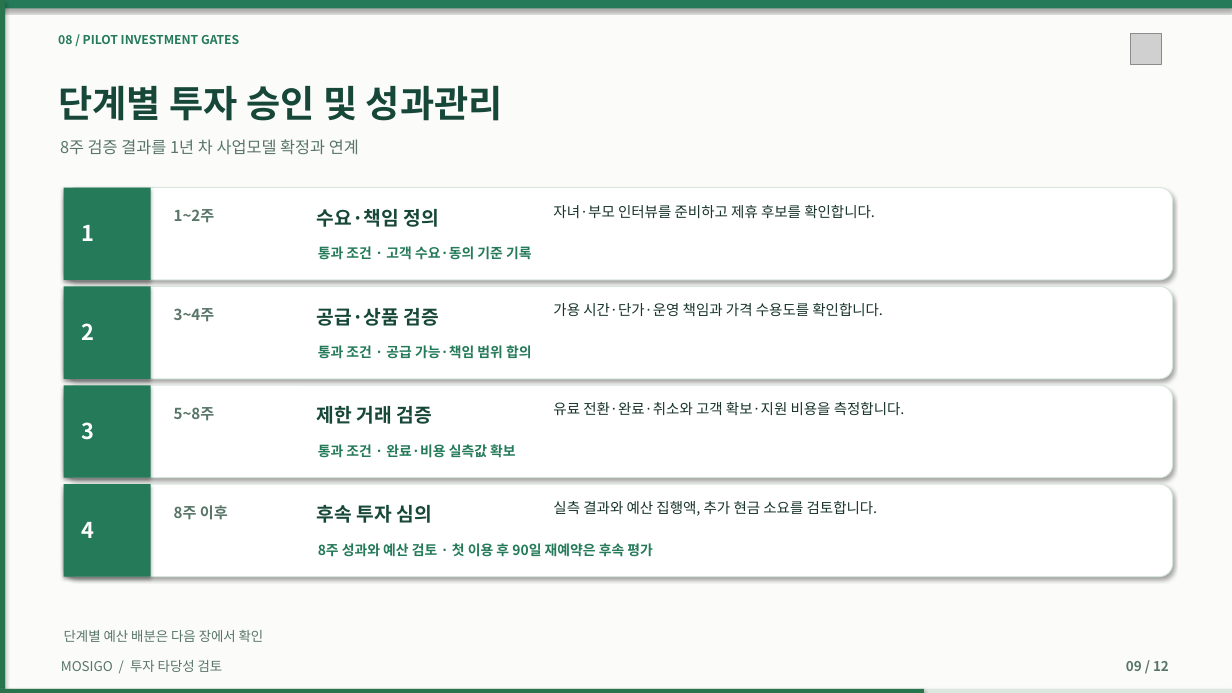
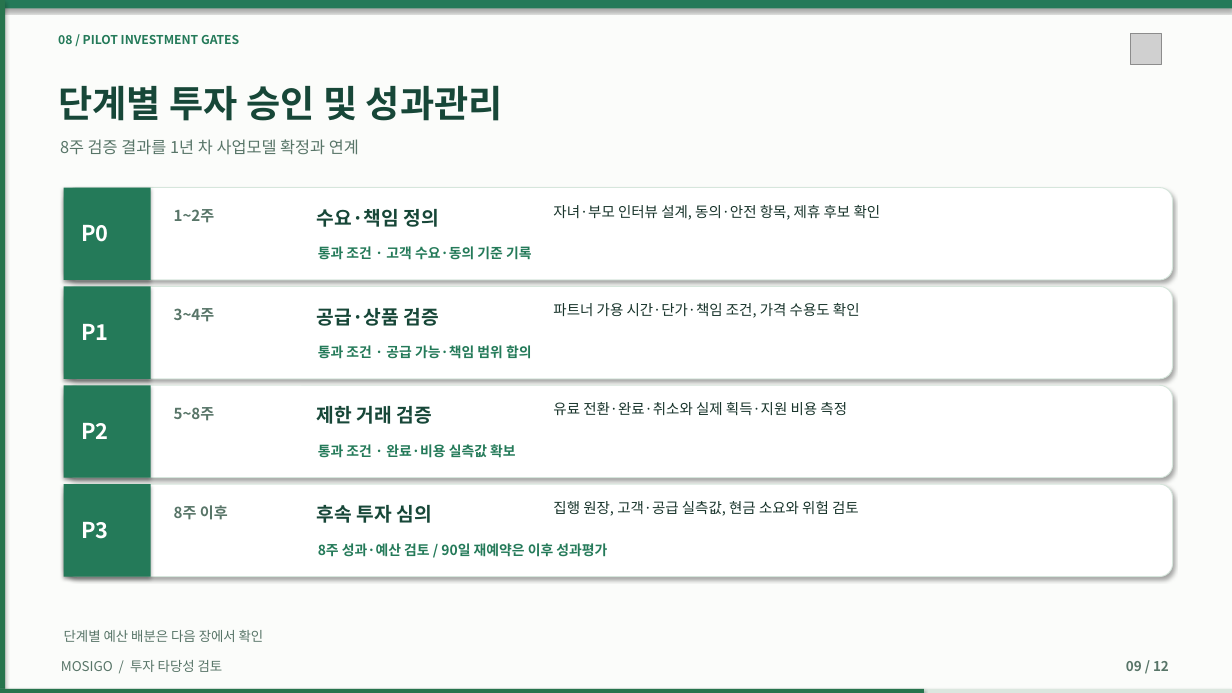
Before and after one commit to dohyunkimmm/mosigo-case-study, a slide deck: slide 9 of downloads/MOSIGO_IR_Investment_Review_12slides.pptx. Drawn at 1232x693 pixels with LibreOffice and Linux fonts; fonts in the diff are those of the drawing; grey boxes stand for pictures. Boxes give left, top, right and bottom in pixels: in the first picture for what was removed or moved away, otherwise in the second. Text is boxed around its words. In the diff, an @@ line names an element or a change of style, - is before the commit and + after.

```diff
--- a/downloads/MOSIGO_IR_Investment_Review_12slides.pptx
+++ b/downloads/MOSIGO_IR_Investment_Review_12slides.pptx
@@ text at [553,205,881,220]: text changed @@
-자녀·부모 인터뷰를 준비하고 제휴 후보를 확인합니다.
+자녀·부모 인터뷰 설계, 동의·안전 항목, 제휴 후보 확인
@@ text at [81,225,108,242]: text changed @@
-1
+P0
@@ text at [81,324,108,340]: text changed @@
-2
+P1
@@ text at [553,303,860,318]: text changed @@
-가용 시간·단가·운영 책임과 가격 수용도를 확인합니다.
+파트너 가용 시간·단가·책임 조건, 가격 수용도 확인
@@ text at [553,402,847,415]: text changed @@
-유료 전환·완료·취소와 고객 확보·지원 비용을 측정합니다.
+유료 전환·완료·취소와 실제 획득·지원 비용 측정
@@ text at [81,423,108,439]: text changed @@
-3
+P2
@@ text at [553,501,859,516]: text changed @@
-실측 결과와 예산 집행액, 추가 현금 소요를 검토합니다.
+집행 원장, 고객·공급 실측값, 현금 소요와 위험 검토
@@ text at [81,522,108,539]: text changed @@
-4
+P3
@@ text at [318,543,607,557]: text changed @@
-8주 성과와 예산 검토 · 첫 이용 후 90일 재예약은 후속 평가
+8주 성과·예산 검토 / 90일 재예약은 이후 성과평가
```
Also in this commit, not shown: 6 other slides changed, 15 other files.
